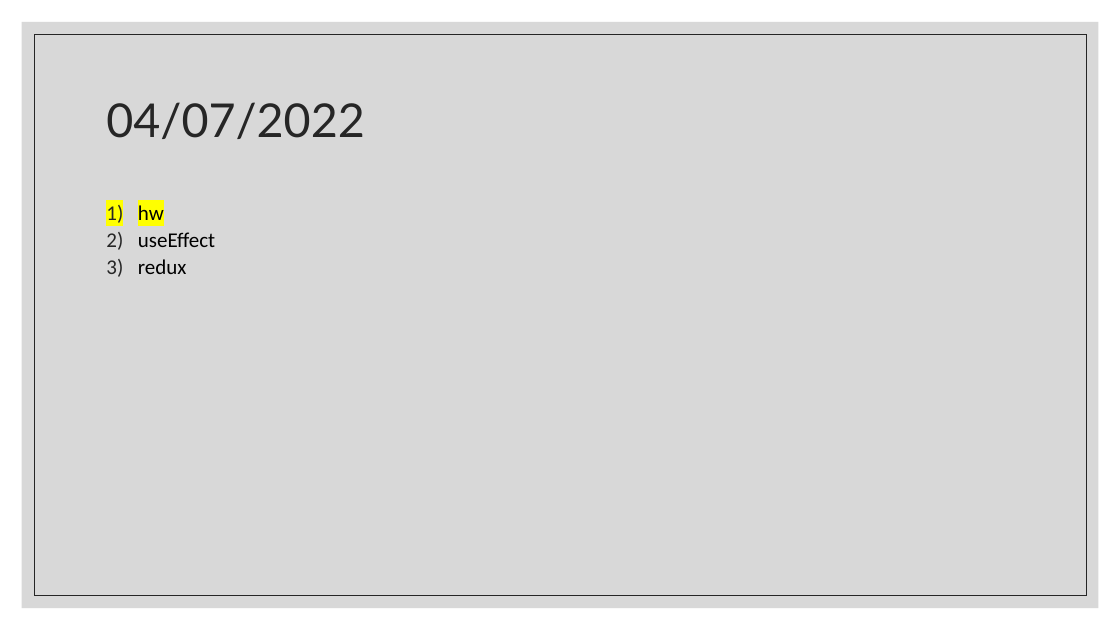
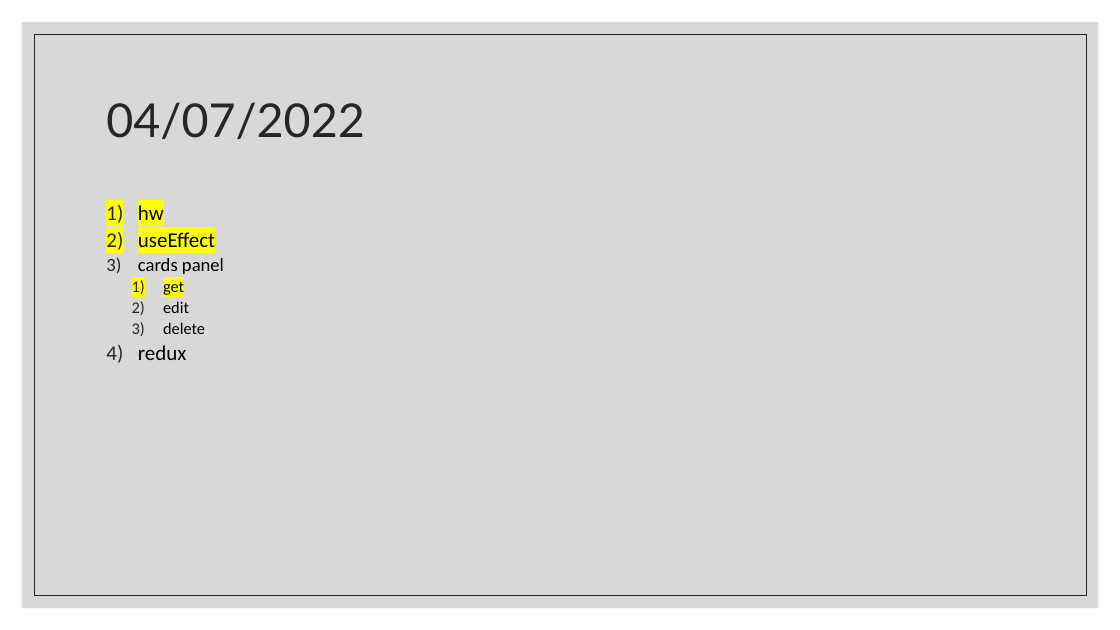
Before and after one commit to Rlss91/ht_W011121MR_morning_first-project, a slide deck: slide 41 of docs/React.pptx. Drawn at 1120x630 pixels with LibreOffice and Linux fonts; fonts in the diff are those of the drawing. Boxes give left, top, right and bottom in pixels: in the first picture for what was removed or moved away, otherwise in the second. Text is boxed around its words. In the diff, an @@ line names an element or a change of style, - is before the commit and + after.

Commit message:
biz cards delete card

```diff
--- a/docs/React.pptx
+++ b/docs/React.pptx
@@ text at bbox=[138, 232, 215, 247]: highlight none to #FFFF00 in "useEffect" @@
@@ text at bbox=[138, 258, 224, 334]: paragraphs added @@
+3) cards panel
+  1) get
+  2) edit
+  3) delete
```
Also in this commit, not shown: 3 other files.
